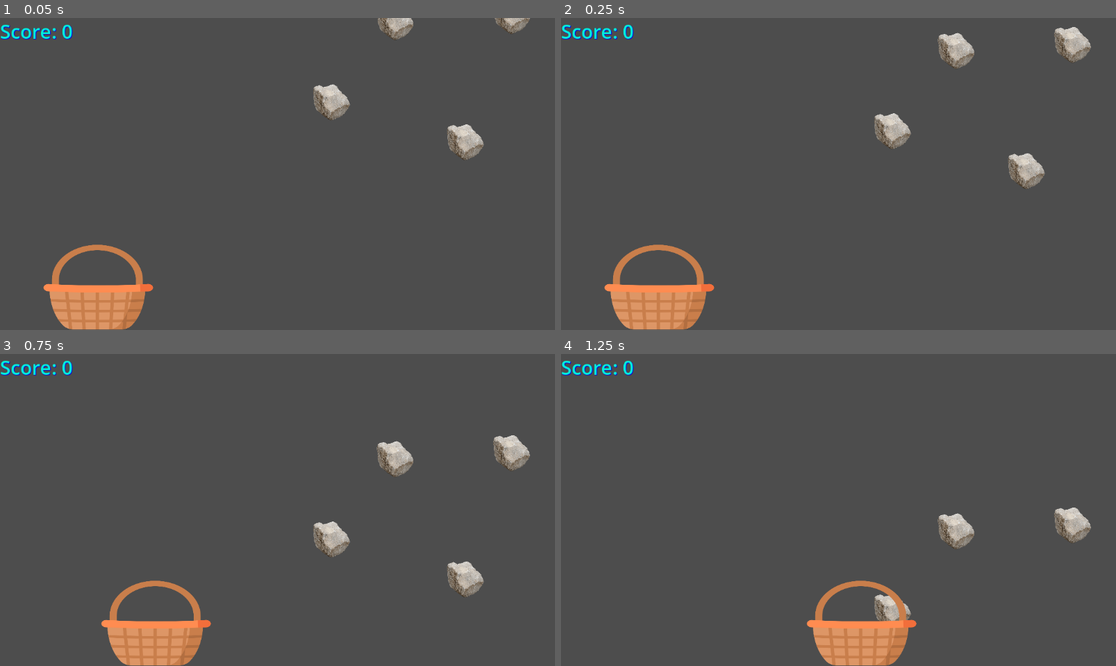
Above: before the commit, frames 1-4 (two rows, left to right).
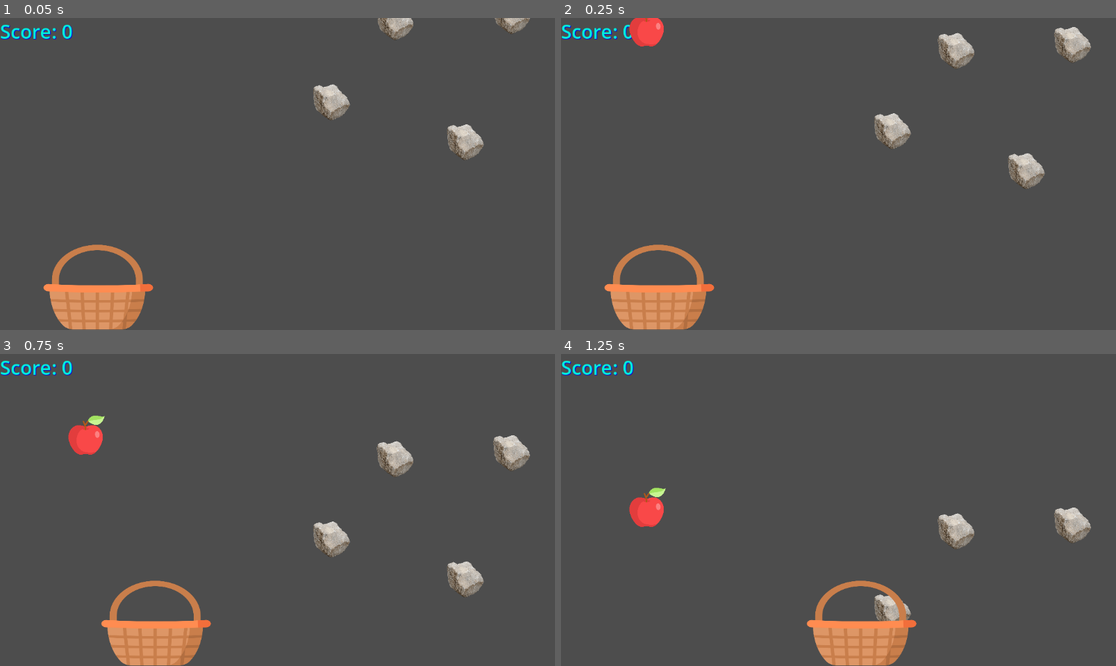
Above: after the commit, the same moments.

Repository: KhanakKRDS/apple_basket_2025
Game: Godot game, scene res://better_apples.tscn
The game is run twice, just before and just after one commit, with the same random seed, the same clock (stepped at 60 frames per second) and the same inputs.
Inputs:
- Up to frame 1 (0.05 s): no input
- Up to frame 2 (0.25 s): no input
- Up to frame 3 (0.75 s): hold Right from 0.53 s (still down)
- Up to frame 4 (1.25 s): keep holding Right

Frame 1 is identical in both runs. In frame 2, 0.5% of the frame differs, in the area x 12-19%, y 0-10%; in frame 3, 0.6%; in frame 4, 0.6%, in the area x 12-19%, y 42-56%.
Error before the commit: Parse Error: Expected end of statement after expression, found "Identifier" instead. (res://apple.gd:23)

Commit message:
Update apple.gd

Diff:
--- a/apple-catcher/apple.gd
+++ b/apple-catcher/apple.gd
@@ -20,7 +20,7 @@
 		# Decrease score if missed
 		var score = int(score_label.text)
 		score = max(score - 1, 0)  # prevent negative score
-		score_label.text =("Score: ") str(score)
+		score_label.text =("Score: ") + str(score)
 
 func reset_apple():
 	position.x = randi_range(0, 1100)
